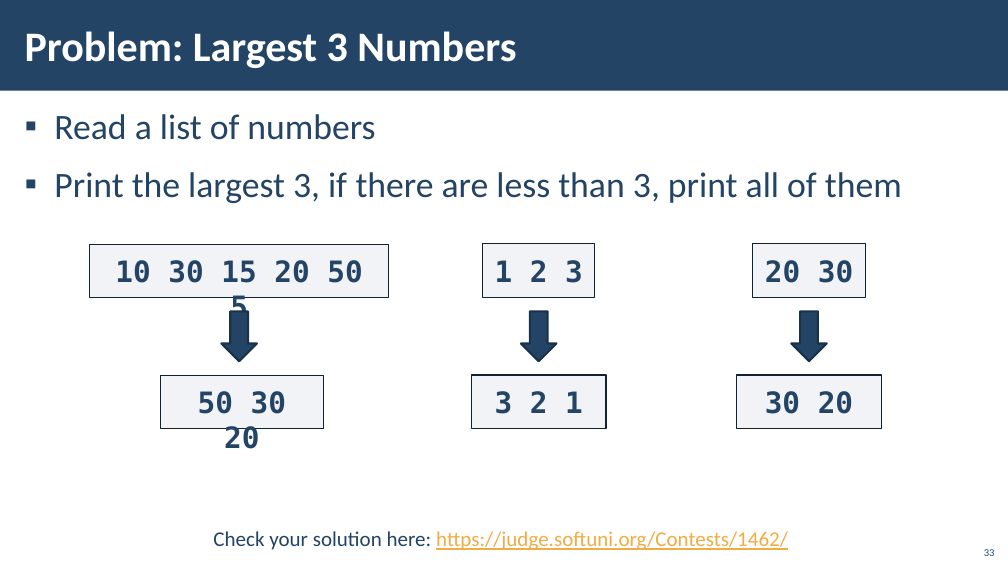
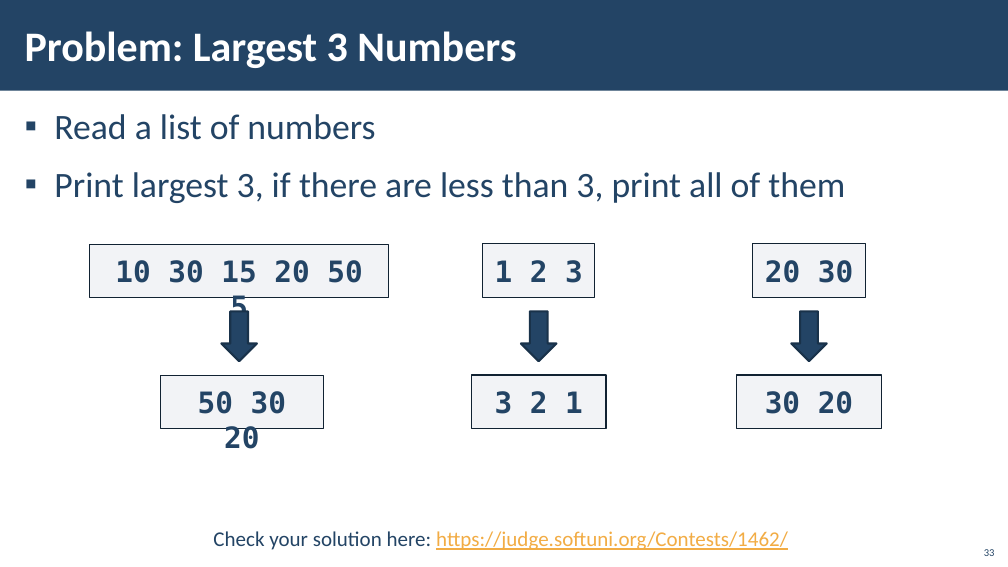
Before and after one commit to PetarPechev/Learning-Software-development, a slide deck: slide 33 of SoftUni/Java/Java Advanced/03. Sets and Maps Advanced/03. Java-Advanced-Sets-and-Maps-Advanced.pptx. Drawn at 1008x567 pixels with LibreOffice and Linux fonts; fonts in the diff are those of the drawing; background and template pictures are left out. Boxes give left, top, right and bottom in pixels: in the first picture for what was removed or moved away, otherwise in the second. Text is boxed around its words. In the diff, an @@ line names an element or a change of style, - is before the commit and + after.

Commit message:
Update problem descriptions

```diff
--- a/SoftUni/Java/Java Advanced/03. Sets and Maps Advanced/03. Java-Advanced-Sets-and-Maps-Advanced.pptx
+++ b/SoftUni/Java/Java Advanced/03. Sets and Maps Advanced/03. Java-Advanced-Sets-and-Maps-Advanced.pptx
@@ text at <box>54,172,845,203</box>: text changed @@
-▪ Print the largest 3, if there are less than 3, print all of them
+▪ Print largest 3, if there are less than 3, print all of them
```
Also in this commit, not shown: 20 other slides changed, 2 other files.
